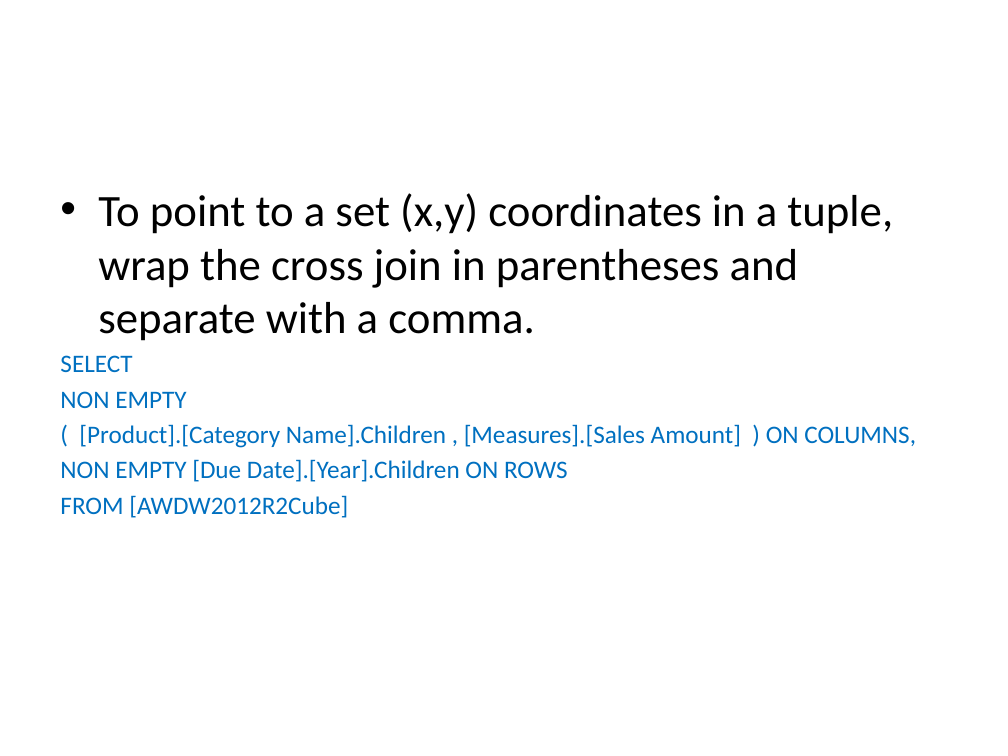
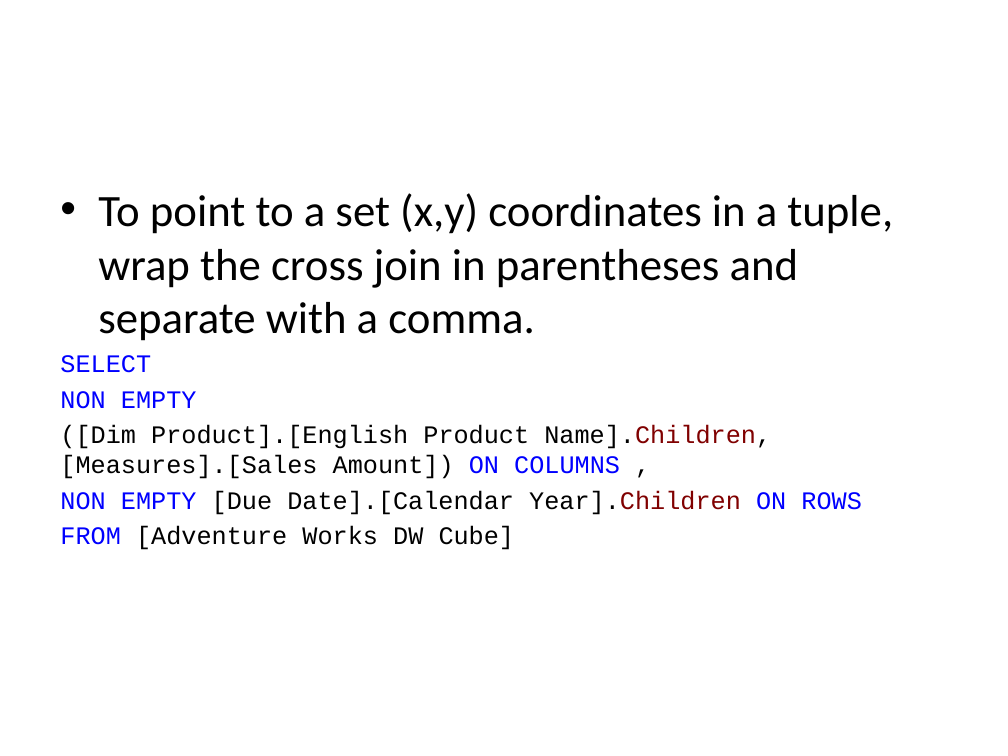
Before and after one commit to seanbr01/420-Advanced-Data-Access-Techniques, a slide deck: slide 17 of 006- BI/2- MDX/MDX.pptx. Drawn at 1008x756 pixels with LibreOffice and Linux fonts; fonts in the diff are those of the drawing. Boxes give left, top, right and bottom in pixels: in the first picture for what was removed or moved away, otherwise in the second. Text is boxed around its words. In the diff, an @@ line names an element or a change of style, - is before the commit and + after.

```diff
--- a/006- BI/2- MDX/MDX.pptx
+++ b/006- BI/2- MDX/MDX.pptx
@@ text at box(60, 355, 197, 409): font Calibri to Courier New, text colour #0070C0 to #0000FF in "SELECT", "NON EMPTY" @@
@@ text at box(60, 425, 861, 550): text changed; font Calibri to Courier New; text colour #0070C0 to #000000 @@
-( [Product].[Category Name].Children , [Measures].[Sales Amount] ) ON COLUMNS,
-NON EMPTY [Due Date].[Year].Children ON ROWS
-FROM [AWDW2012R2Cube]
+([Dim Product].[English Product Name].Children, [Measures].[Sales Amount]) ON COLUMNS ,
+NON EMPTY [Due Date].[Calendar Year].Children ON ROWS
+FROM [Adventure Works DW Cube]
```
Also in this commit, not shown: 2 other slides changed, 1 slide added.
